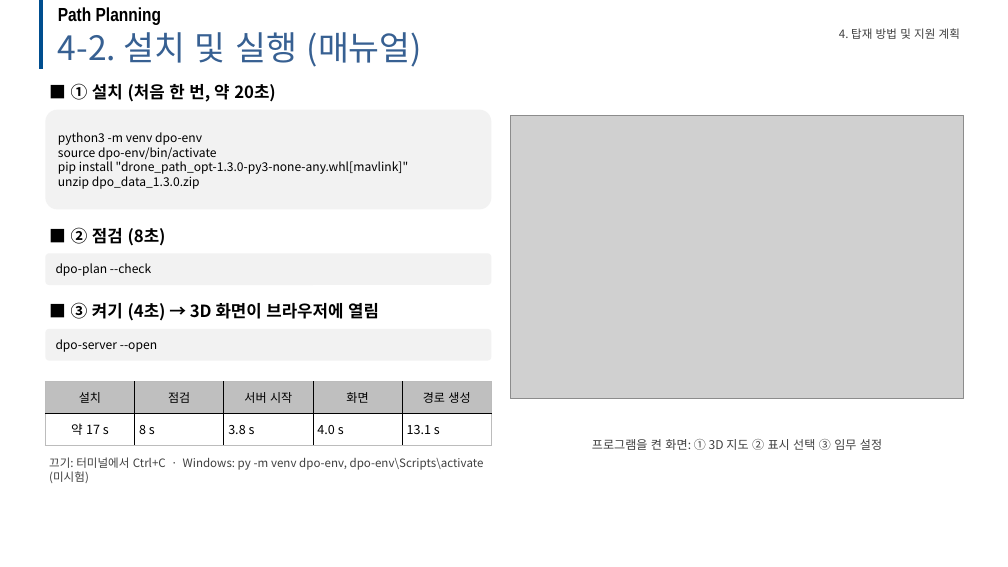
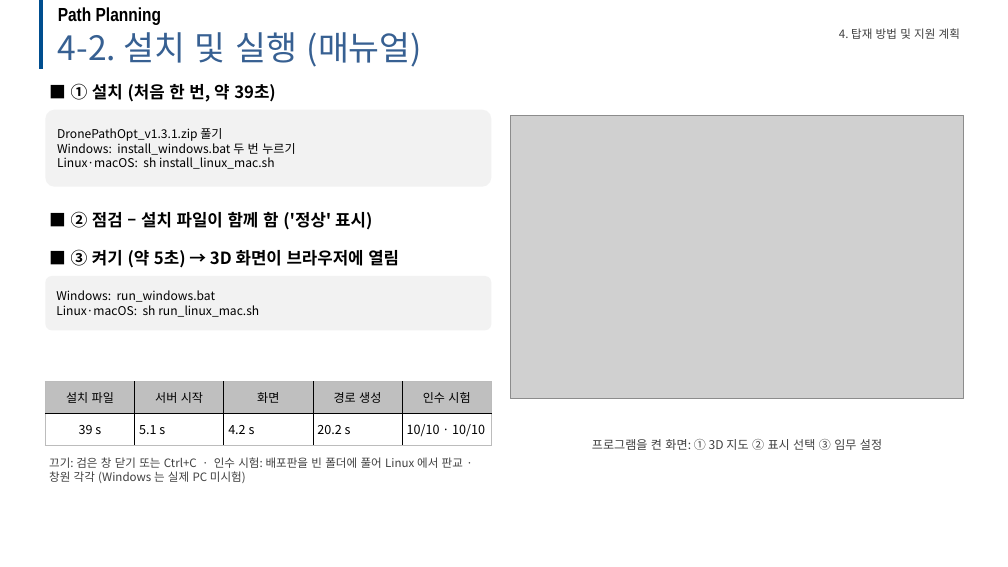
Before and after one commit to dnfl5345/Drone_path_opt, a slide deck: slide 19 of docs/drone_soc_business_talk.pptx (slide 18 before the commit). Drawn at 1008x567 pixels with LibreOffice and Linux fonts; fonts in the diff are those of the drawing; grey boxes stand for pictures; background and template pictures are left out. Boxes give left, top, right and bottom in pixels: in the first picture for what was removed or moved away, otherwise in the second. Text is boxed around its words. In the diff, an @@ line names an element or a change of style, - is before the commit and + after.

```diff
--- a/docs/drone_soc_business_talk.pptx
+++ b/docs/drone_soc_business_talk.pptx
@@ text at (71, 83, 276, 102): text changed @@
-■ ① 설치 (처음 한 번, 약 20초)
+■ ① 설치 (처음 한 번, 약 39초)
@@ rounded rectangle removed at (45, 110, 492, 209) @@
-python3 -m venv dpo-env
-source dpo-env/bin/activate
-pip install "drone_path_opt-1.3.0-py3-none-any.whl[mavlink]"
-unzip dpo_data_1.3.0.zip
@@ rounded rectangle added at (45, 110, 492, 187), fill #F2F2F2, 11.5 pt, text #000000 @@
+DronePathOpt_v1.3.1.zip 풀기
+Windows: install_windows.bat 두 번 누르기
+Linux·macOS: sh install_linux_mac.sh
@@ text at (71, 211, 372, 230): text changed @@
-■ ② 점검 (8초)
+■ ② 점검 – 설치 파일이 함께 함 ('정상' 표시)
@@ rounded rectangle removed at (45, 253, 492, 285) @@
-dpo-plan --check
@@ text at (71, 249, 399, 268): text changed @@
-■ ③ 켜기 (4초) → 3D 화면이 브라우저에 열림
+■ ③ 켜기 (약 5초) → 3D 화면이 브라우저에 열림
@@ rounded rectangle added at (45, 276, 492, 330), fill #F2F2F2, 11.5 pt, text #000000 @@
+Windows: run_windows.bat
+Linux·macOS: sh run_linux_mac.sh
@@ rounded rectangle removed at (45, 329, 492, 361) @@
-dpo-server --open
@@ table at (45, 382, 492, 445) @@
-row 1: 설치 | 점검 | 서버 시작 | 화면 | 경로 생성
+row 1: 설치 파일 | 서버 시작 | 화면 | 경로 생성 | 인수 시험
-row 2: 약 17 s | 8 s | 3.8 s | 4.0 s | 13.1 s
+row 2: 39 s | 5.1 s | 4.2 s | 20.2 s | 10/10 · 10/10
@@ text at (49, 457, 463, 483): text changed @@
-끄기: 터미널에서 Ctrl+C · Windows: py -m venv dpo-env, dpo-env\Scripts\activate (미시험)
+끄기: 검은 창 닫기 또는 Ctrl+C · 인수 시험: 배포판을 빈 폴더에 풀어 Linux 에서 판교 · 창원 각각 (Windows 는 실제 PC 미시험)
```
Also in this commit, not shown: 3 other slides changed, 1 slide added, 32 other files.
